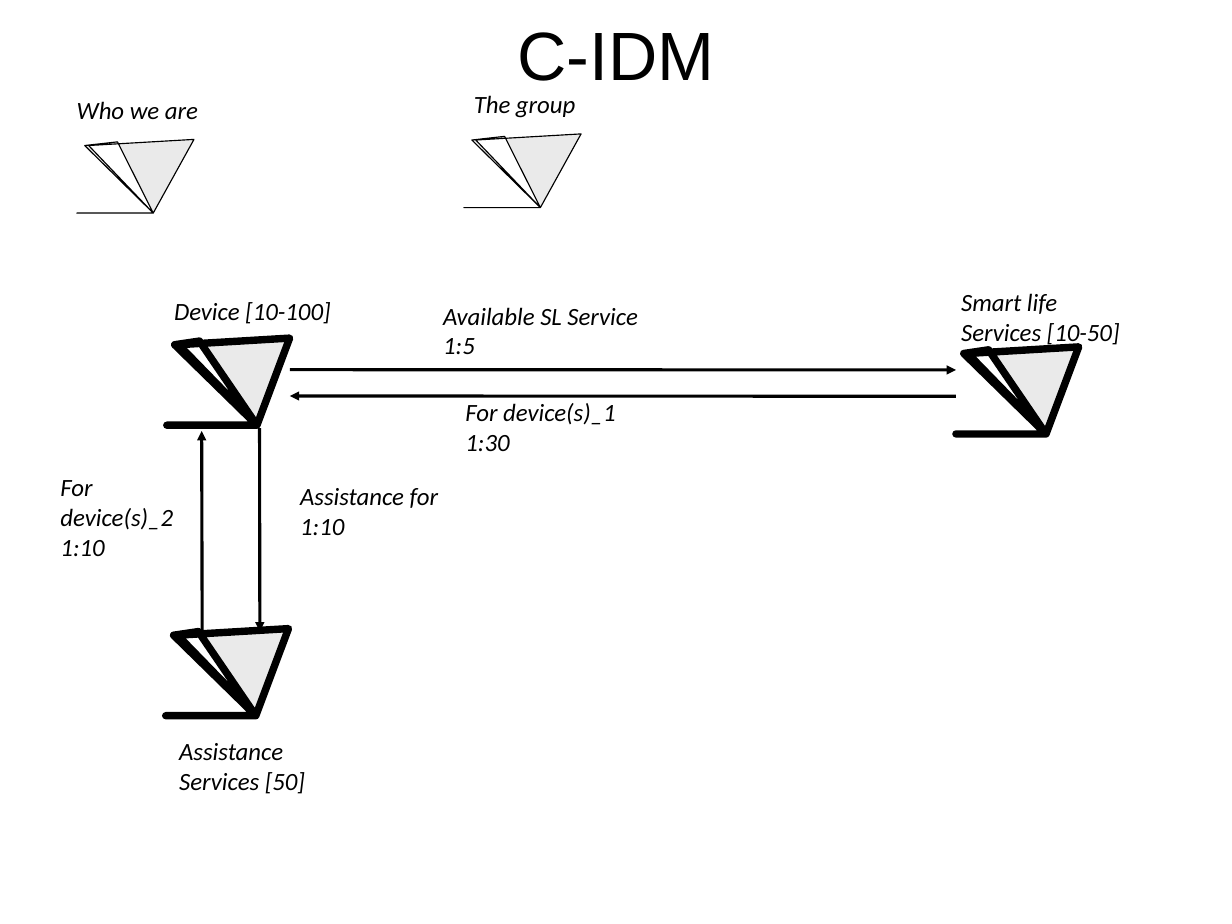
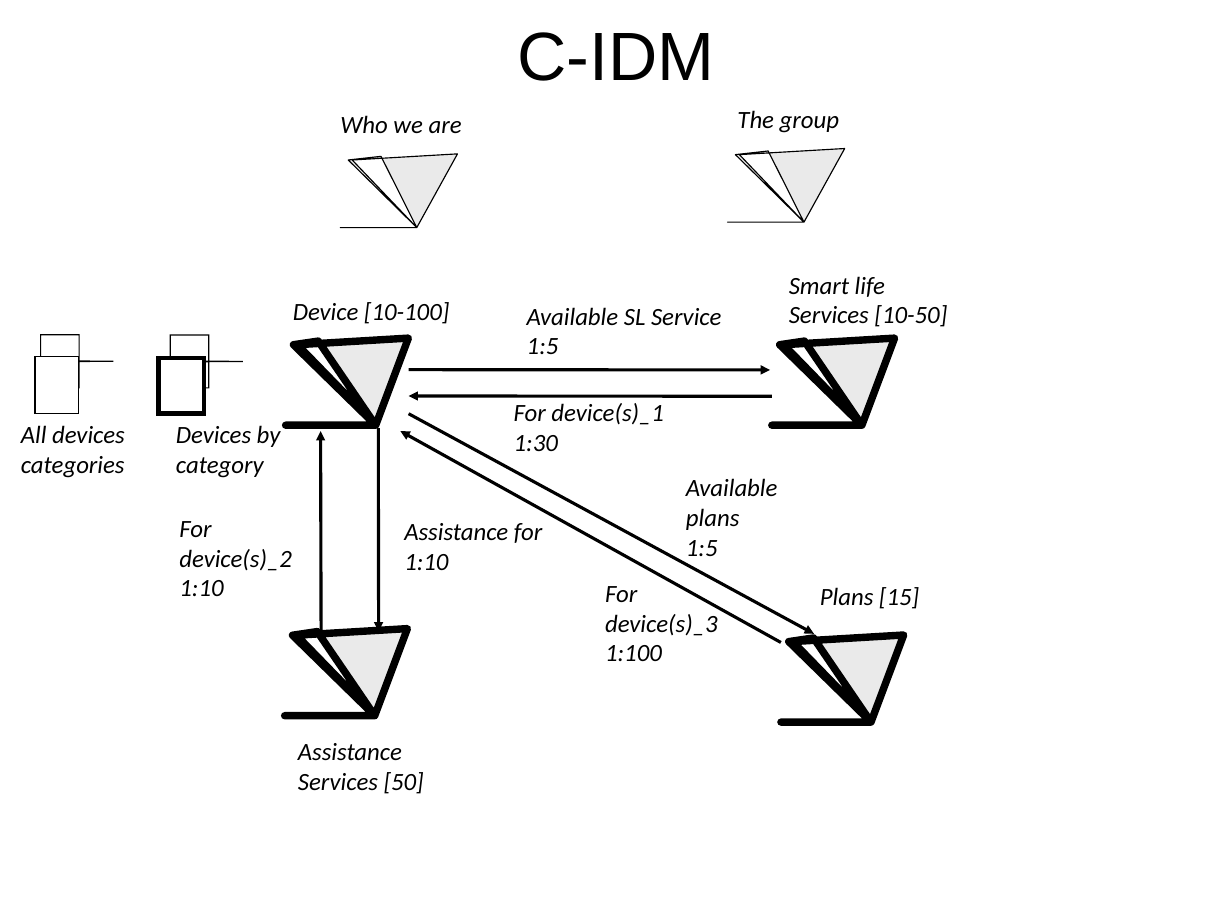
Before and after one commit to hypermedia2016/design, a slide deck: slide 2 of Cardinale, Pea-P1-03-05-2016.ppt. Drawn at 1232x924 pixels with LibreOffice and Linux fonts; fonts in the diff are those of the drawing. Boxes give left, top, right and bottom in pixels: in the first picture for what was removed or moved away, otherwise in the second. Text is boxed around its words. In the diff, an @@ line names an element or a change of style, - is before the commit and + after.

Commit message:
cdm...

```diff
--- a/Cardinale, Pea-P1-03-05-2016.ppt
+++ b/Cardinale, Pea-P1-03-05-2016.ppt
@@ 2 texts, 2 freeform shapes moved together from (x1=77, y1=95, x2=581, y2=216) to (x1=340, y1=110, x2=845, y2=230) @@
@@ text "Smart life" moved from (x1=961, y1=293, x2=1120, y2=347) to (x1=789, y1=276, x2=947, y2=327) @@
@@ text "Available SL Service" moved from (x1=443, y1=307, x2=637, y2=354) to (x1=527, y1=307, x2=721, y2=354) @@
@@ rectangle added at (x1=35, y1=357, x2=78, y2=414), fill #FFFFFF, outline #000000 0.74 pt @@
@@ rectangle added at (x1=159, y1=358, x2=205, y2=414), fill #FFFFFF, outline #000000 3 pt @@
@@ freeform shape moved from (x1=956, y1=350, x2=1079, y2=437) to (x1=773, y1=341, x2=895, y2=428) @@
@@ freeform shape added at (x1=79, y1=361, x2=152, y2=414), outline #000000 0.74 pt @@
@@ freeform shape added at (x1=209, y1=361, x2=282, y2=414), outline #000000 0.74 pt @@
@@ arrow moved from (290, 370) - (956, 370) to (409, 370) - (770, 370) @@
@@ arrow moved from (290, 396) - (956, 397) to (409, 396) - (773, 397) @@
@@ arrow added from (409, 414) to (814, 634), #000000 2.01 pt @@
@@ text "For device(s)_1" moved from (x1=465, y1=403, x2=616, y2=451) to (x1=514, y1=403, x2=664, y2=451) @@
@@ text added at (x1=21, y1=425, x2=125, y2=478), 16 pt, text #000000, italic @@
+All devices
+categories
@@ text added at (x1=176, y1=425, x2=281, y2=478), 16 pt, text #000000, italic @@
+Devices by
+category
@@ 2 texts, 2 freeform shapes, 2 arrows moved together from (x1=165, y1=302, x2=330, y2=794) to (x1=285, y1=302, x2=449, y2=794) @@
@@ arrow added from (781, 643) to (400, 432), #000000 2.01 pt @@
@@ text added at (x1=686, y1=478, x2=778, y2=556), 16 pt, text #000000, italic @@
+Available
+plans
+1:5
@@ text "For" moved from (x1=60, y1=480, x2=173, y2=556) to (x1=179, y1=521, x2=292, y2=596) @@
@@ text "Assistance for" moved from (x1=300, y1=488, x2=438, y2=535) to (x1=404, y1=523, x2=542, y2=570) @@
@@ text added at (x1=605, y1=586, x2=718, y2=661), 16 pt, text #000000, italic @@
+For
+device(s)_3
+1:100
@@ text added at (x1=820, y1=587, x2=919, y2=609), 16 pt, text #000000, italic @@
+Plans [15]
@@ freeform shape added at (x1=781, y1=638, x2=904, y2=726), fill #EAEAEA, outline #000000 4.76 pt @@
```
Also in this commit, not shown: 1 other slide changed.
